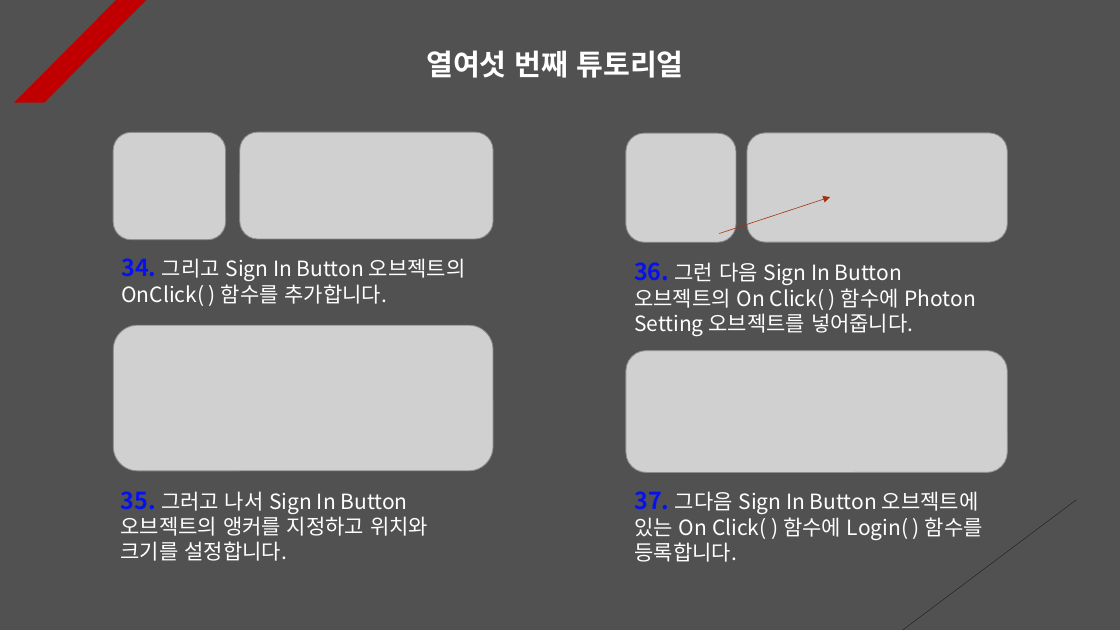
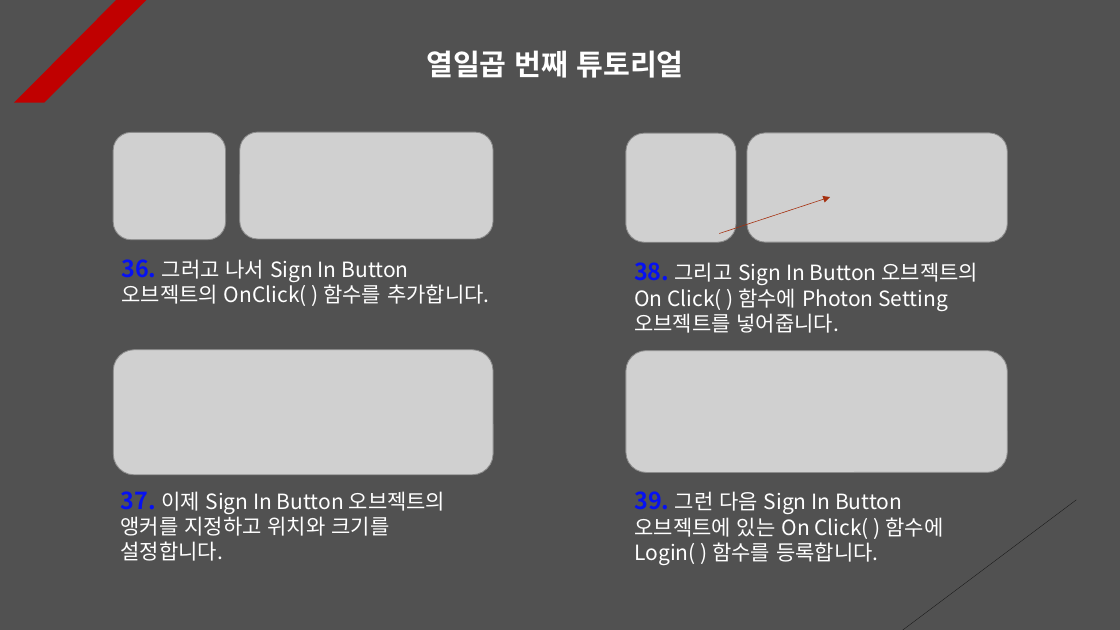
Before and after one commit to Unity2033/3D-UnityEngine, a slide deck: slide 17 of Assets/Class/Photon Server/PPT Data/Photon PlayFab.pptx (slide 16 before the commit). Drawn at 1120x630 pixels with LibreOffice and Linux fonts; fonts in the diff are those of the drawing; grey boxes stand for pictures. Boxes give left, top, right and bottom in pixels: in the first picture for what was removed or moved away, otherwise in the second. Text is boxed around its words. In the diff, an @@ line names an element or a change of style, - is before the commit and + after.

Commit message:
Photon Server PPT Data Update
- Add resource data

```diff
--- a/Assets/Class/Photon Server/PPT Data/Photon PlayFab.pptx
+++ b/Assets/Class/Photon Server/PPT Data/Photon PlayFab.pptx
@@ text at <box>426,50,684,78</box>: text changed @@
-열여섯 번째 튜토리얼
+열일곱 번째 튜토리얼
@@ text at <box>121,259,489,306</box>: text changed @@
-34. 그리고 Sign In Button 오브젝트의 OnClick( ) 함수를 추가합니다.
+36. 그러고 나서 Sign In Button 오브젝트의 OnClick( ) 함수를 추가합니다.
@@ text at <box>634,262,979,333</box>: text changed @@
-36. 그런 다음 Sign In Button 오브젝트의 On Click( ) 함수에 Photon Setting 오브젝트를 넣어줍니다.
+38. 그리고 Sign In Button 오브젝트의 On Click( ) 함수에 Photon Setting 오브젝트를 넣어줍니다.
@@ picture: place and size @@
-picture at <box>113,325,493,471</box>
+picture at <box>113,350,493,475</box>
@@ text at <box>121,491,446,561</box>: text changed @@
-35. 그러고 나서 Sign In Button 오브젝트의 앵커를 지정하고 위치와 크기를 설정합니다.
+37. 이제 Sign In Button 오브젝트의 앵커를 지정하고 위치와 크기를 설정합니다.
@@ text at <box>634,491,944,565</box>: text changed @@
-37. 그다음 Sign In Button 오브젝트에 있는 On Click( ) 함수에 Login( ) 함수를 등록합니다.
+39. 그런 다음 Sign In Button 오브젝트에 있는 On Click( ) 함수에 Login( ) 함수를 등록합니다.
```
Also in this commit, not shown: 9 other slides changed, 1 slide added, 12 other files.
